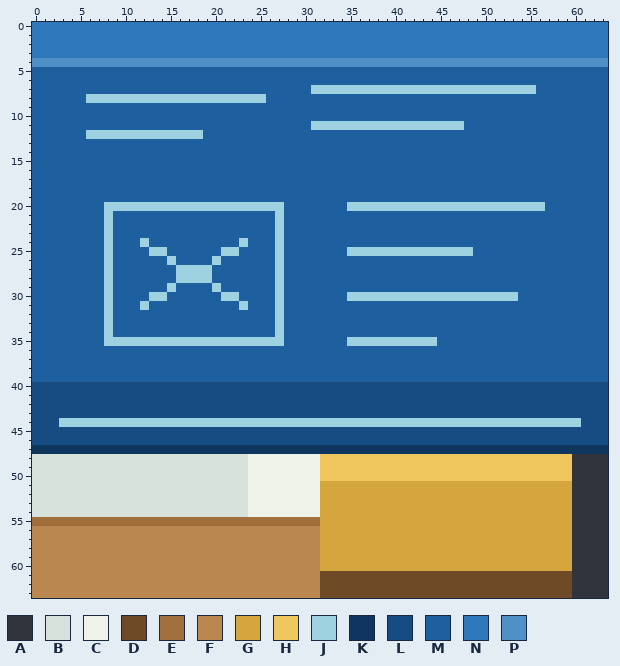
Pixel-art file: Docs/art/blueprint-roll-2026-11-04/texture/blueprint_roll_atlas.aseprite. The first picture shows the starting point.
64x64 pixels, 1 frame. Colours within 5 levels of each other are drawn and written as one.
Palette (. is transparent): A #31343c  B #d8e2dc  C #eef2e8  D #6e4a26  E #a06f3c  F #b9874f  G #d6a63e  H #f0c65f  J #9ed2e1  K #0e365f  L #174c82  M #1d5f9f  N #2f78bb  P #4f91c7
New version:
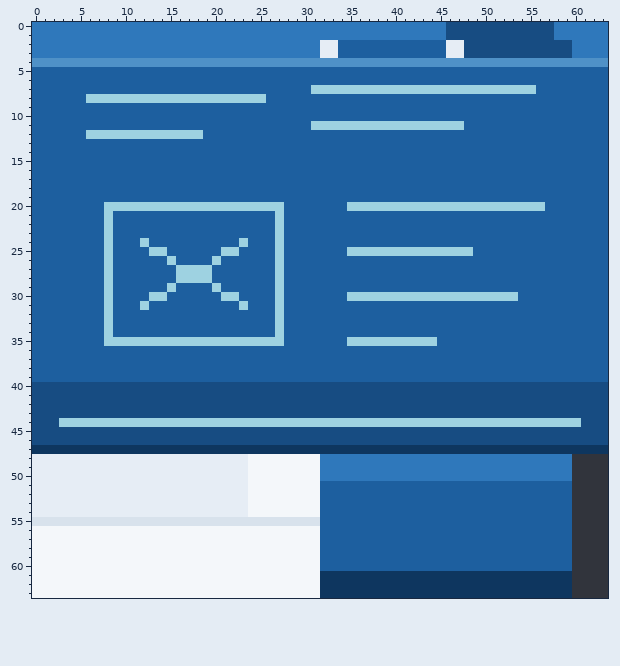
Message: Refine Blueprint Roll silhouette
From old to new:
colour B: #d8e2dc -> #e6edf5
colour E: #a06f3c -> #d8e2ec
colour F: #b9874f -> #f4f7fa
Layers "Material accents", "Blueprint base":
y 0..1: x 46..57 NNNNNNNNNNNN -> LLLLLLLLLLLL
y 2..3: x 32..59 NNNNNNNNNNNNNNNNNNNNNNNNNNNN -> BBMMMMMMMMMMMMBBLLLLLLLLLLLL
y 48..50: x 24..59 CCCCCCCCHHHHHHHHHHHHHHHHHHHHHHHHHHHH -> FFFFFFFFNNNNNNNNNNNNNNNNNNNNNNNNNNNN
y 51..54: x 24..59 CCCCCCCCGGGGGGGGGGGGGGGGGGGGGGGGGGGG -> FFFFFFFFMMMMMMMMMMMMMMMMMMMMMMMMMMMM
y 55..60: x 32..59 GGGGGGGGGGGGGGGGGGGGGGGGGGGG -> MMMMMMMMMMMMMMMMMMMMMMMMMMMM
y 61..63: x 32..59 DDDDDDDDDDDDDDDDDDDDDDDDDDDD -> KKKKKKKKKKKKKKKKKKKKKKKKKKKK
Changed places in both pictures, as pixel boxes (x1, y1, x2, y2):
changed: (320, 22, 572, 58)
changed: (32, 454, 572, 598)
